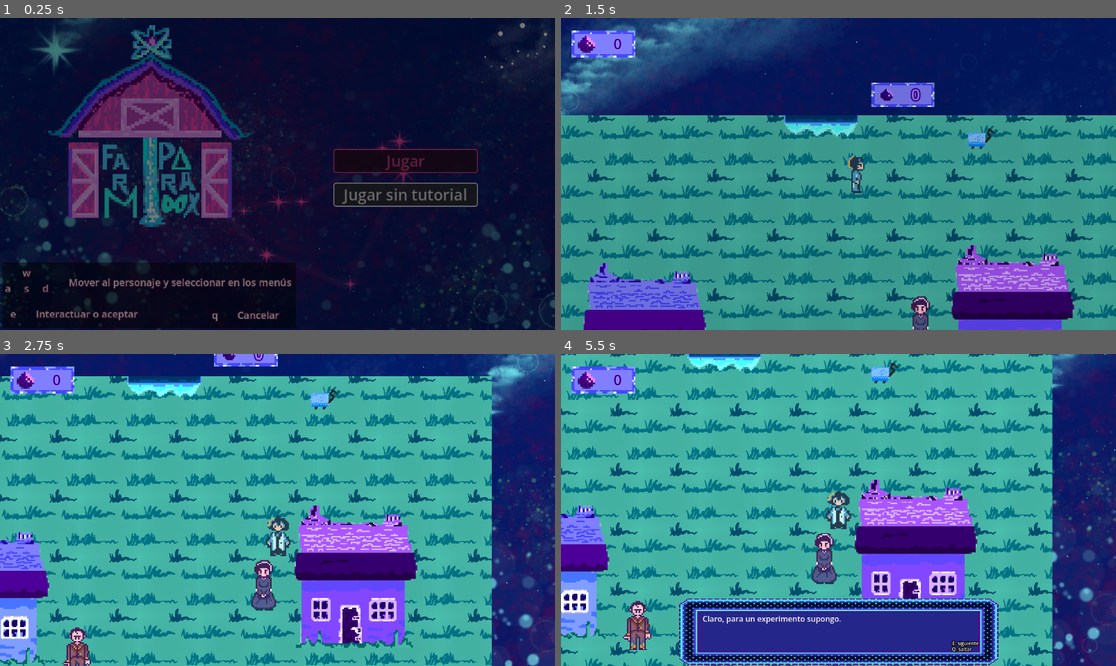
Above: before the commit, frames 1-4 (two rows, left to right).
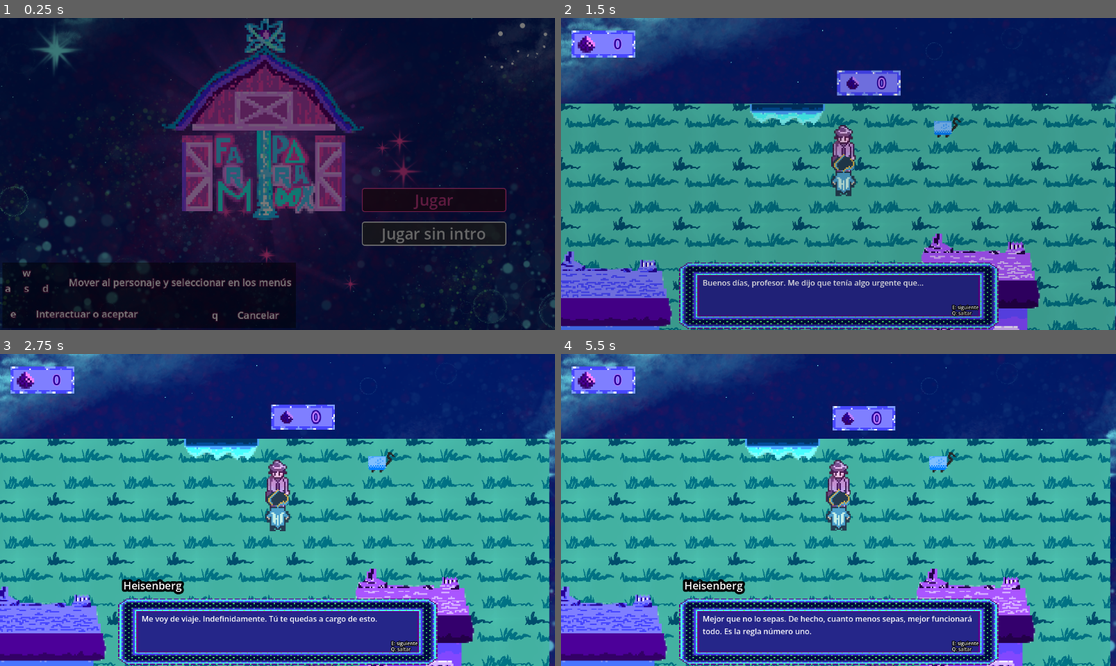
Above: after the commit, the same moments.

Repository: HectorAldao/quantic_gamejam
Game: Godot game, scene res://menus/main_menu/main_menu.tscn
The game is run twice, just before and just after one commit, with the same random seed, the same clock (stepped at 60 frames per second) and the same inputs.
Inputs (mouse positions are in pixels of both pictures, inside the frame that each line leads up to):
- Up to frame 1 (0.25 s): no input
- Up to frame 2 (1.5 s): click (966, 195) at 0.5 s, where only the run before the commit has a clickable "Jugar sin tutorial"; tap Enter (ui_accept) at 1.25 s; move the mouse to (960, 158) at 1.27 s; hold D (move_character_right) from 1.28 s (still down); hold E (interact) from 1.28 s (still down)
- Up to frame 3 (2.75 s): tap Enter (ui_accept) at 1.52, 2.27 s; move the mouse to (166, 525) at 2.02 s; release D (move_character_right) at 2.03 s; release E (interact) at 2.03 s; hold S (move_character_down) from 2.03 s (still down); tap E (interact) at 2.1 s
- Up to frame 4 (5.5 s): move the mouse to (894, 441) at 2.77 s; release S (move_character_down) at 2.78 s; hold D (move_character_right) 2.78-3.53 s; hold E (interact) 2.78-3.53 s; move the mouse to (810, 572) at 3.52 s; hold W (move_character_up) 3.53-4.28 s; tap E (interact) at 3.6, 5.1 s; tap Enter (ui_accept) at 3.77, 4.52, 5.27 s; move the mouse to (1005, 556) at 4.27 s; hold E (interact) 4.28-5.03 s; hold A (move_character_left) from 4.28 s (still down); move the mouse to (672, 463) at 5.02 s

The runs differ from the first frame. In frame 1, 25% of the frame differs, in the area x 8-92%, y 0-74%; in frame 2, 48%; in frame 3, 65%, in the area x 0-100%, y 0-100%; in frame 4, 60%.

Commit message:
feat: add logo

Diff:
--- a/godot_proyecto/menus/main_menu/main_menu.gd
+++ b/godot_proyecto/menus/main_menu/main_menu.gd
@@ -73,7 +73,7 @@
 
 	# Crear opciones del menú
 	var option1 = create_menu_option("Jugar")
-	var option2 = create_menu_option("Jugar sin tutorial")
+	var option2 = create_menu_option("Jugar sin intro")
 
 	menu_container.add_child(option1)
 	menu_container.add_child(option2)
--- a/godot_proyecto/menus/main_menu/main_menu.tscn
+++ b/godot_proyecto/menus/main_menu/main_menu.tscn
@@ -4,7 +4,46 @@
 [ext_resource type="LabelSettings" uid="uid://l4wnrk5y82n5" path="res://menus/main_menu/main_menu_label_settings.tres" id="2_1nwmw"]
 [ext_resource type="AudioStream" uid="uid://cmfwvdo80gm5i" path="res://assets/sonidos/musica_menu.mp3" id="2_ml8bw"]
 [ext_resource type="PackedScene" uid="uid://df3reqvk5plnm" path="res://ui/background/backgroundlayer.tscn" id="2_vu5tu"]
+[ext_resource type="Texture2D" uid="uid://dwtjlcmnrph10" path="res://assets/logo/aura.webp" id="5_er5qh"]
 [ext_resource type="Texture2D" uid="uid://bgaftrof3poty" path="res://assets/logo/logo_granja_cuantica_2.png" id="5_oic2i"]
+
+[sub_resource type="Animation" id="Animation_er5qh"]
+length = 0.001
+tracks/0/type = "value"
+tracks/0/imported = false
+tracks/0/enabled = true
+tracks/0/path = NodePath(".:rotation")
+tracks/0/interp = 1
+tracks/0/loop_wrap = true
+tracks/0/keys = {
+"times": PackedFloat32Array(0),
+"transitions": PackedFloat32Array(1),
+"update": 0,
+"values": [0.0]
+}
+
+[sub_resource type="Animation" id="Animation_f7ts8"]
+resource_name = "rotate"
+length = 12.0
+loop_mode = 1
+tracks/0/type = "value"
+tracks/0/imported = false
+tracks/0/enabled = true
+tracks/0/path = NodePath(".:rotation")
+tracks/0/interp = 1
+tracks/0/loop_wrap = true
+tracks/0/keys = {
+"times": PackedFloat32Array(0, 12),
+"transitions": PackedFloat32Array(1, 1),
+"update": 0,
+"values": [0.0, 6.2831855]
+}
+
+[sub_resource type="AnimationLibrary" id="AnimationLibrary_81su3"]
+_data = {
+&"RESET": SubResource("Animation_er5qh"),
+&"rotate": SubResource("Animation_f7ts8")
+}
 
 [node name="MainMenu" type="Control" unique_id=515251519]
 layout_mode = 3
@@ -162,17 +201,17 @@
 
 [node name="CentroMenu" type="Control" parent="." unique_id=271962367]
 layout_mode = 1
-anchors_preset = 6
+anchors_preset = 3
 anchor_left = 1.0
-anchor_top = 0.5
+anchor_top = 1.0
 anchor_right = 1.0
-anchor_bottom = 0.5
-offset_left = -330.0
-offset_top = -7.0
-offset_right = -290.0
-offset_bottom = 33.0
+anchor_bottom = 1.0
+offset_left = -271.0
+offset_top = -250.0
+offset_right = -231.0
+offset_bottom = -210.0
 grow_horizontal = 0
-grow_vertical = 2
+grow_vertical = 0
 mouse_filter = 2
 
 [node name="Jugar" type="Button" parent="CentroMenu" unique_id=1360921744]
@@ -193,17 +232,28 @@
 scale = Vector2(1.2680635, 1.2680635)
 text = "Jugar sin Intro"
 
-[node name="TextureRect" type="TextureRect" parent="." unique_id=659148825]
+[node name="Logo" type="TextureRect" parent="." unique_id=659148825]
 layout_mode = 1
 anchors_preset = 8
 anchor_left = 0.5
 anchor_top = 0.5
 anchor_right = 0.5
 anchor_bottom = 0.5
-offset_left = -476.0
-offset_top = -309.0
-offset_right = -57.0
-offset_bottom = 110.0
+offset_left = -240.0
+offset_top = -323.0
+offset_right = 179.0
+offset_bottom = 96.0
 grow_horizontal = 2
 grow_vertical = 2
 texture = ExtResource("5_oic2i")
+
+[node name="Aura" type="Sprite2D" parent="Logo" unique_id=2117213658]
+modulate = Color(0.99215686, 0.3882353, 1, 0.32156864)
+z_index = -1
+position = Vector2(216, 231)
+scale = Vector2(1.920246, 1.920246)
+texture = ExtResource("5_er5qh")
+
+[node name="AnimationPlayer" type="AnimationPlayer" parent="Logo/Aura" unique_id=2099305835]
+libraries/ = SubResource("AnimationLibrary_81su3")
+autoplay = &"rotate"
--- a/godot_proyecto/scenes/cientifica/cientifica.gd
+++ b/godot_proyecto/scenes/cientifica/cientifica.gd
@@ -25,7 +25,7 @@
 		"p Buenos días, profesor. Me dijo que tenía algo urgente que...",
 		"h Me voy de viaje. Indefinidamente. Tú te quedas a cargo de esto.",
 		"p ¿Perdón, se refiere a la granja? ¿Una beca doctoral incluye cuidar granjas?",
-		"h No es una granja normal. Es una Granja Cuántica TM.",
+		"h No es una granja normal. Es una Granja Cuántica ™.",
 		"p Eso... ¿qué significa exactamente?",
 		"h Mejor que no lo sepas. De hecho, cuanto menos sepas, mejor funcionará todo. Es la regla número uno.",
 		"p ¿Y cuánto tiempo estará fuera?",
@@ -150,7 +150,7 @@
 		"e Exactamente. Las reglas de la cuántica son, en el mejor de los casos, sugerencias poco confiables.",
 		"p Pero usted siempre dice que 'Dios no juega a los dados con el universo'.",
 		"e Sí, y mira dónde me ha llevado esa terquedad. A discutir con Bohr durante décadas.",
-		"e Este lugar... esta 'Granja Cuántica' TM... es todo lo que detesto de la mecánica cuántica hecho realidad.",
+		"e Este lugar... esta 'Granja Cuántica' ™... es todo lo que detesto de la mecánica cuántica hecho realidad.",
 		"e Y sin embargo, aquí estamos.",
 		"p Entonces, ¿qué hago? ¿Cómo arreglo esto?",
 		"e No lo arreglas. Lo aceptas. O mejor aún... Imagina que existe una realidad donde todo funciona perfectamente.",
@@ -282,27 +282,35 @@
 		Global.menu_closed.emit()
 		return
 
+	if name == "Heisenberg":
+		Global.hablado_con_heis = true
+	elif name == "Einstein":
+		Global.hablado_con_eins = true
+
+	if Global.hablado_con_heis and Global.hablado_con_eins:
+		Global.final.emit()
+
 	# Only show menu if this is the NPC that finished talking AND menu hasn't been processed yet
-	if finished_npc_name == npc_name and not menu_ya_procesado:
-		menu_active = true
-
-		# Check if player has enough eggs
-		var tiene_suficientes_huevos = Global.huevos_cogidos >= huevos_necesarios
-
-		# Check if this cientifica has already been accepted
-		var ya_aceptada = Global.cientificas_aceptadas.get(npc_name, false)
-
-		# Hide "Si" button if not enough eggs OR if already accepted
-		if option_buttons.size() > 0:
-			option_buttons[0].visible = tiene_suficientes_huevos and not ya_aceptada
-
-		# Set initial selection based on available options
-		selected_option = 0 if (tiene_suficientes_huevos and not ya_aceptada) else 1
-
-		_update_option_highlight()
-		option_menu.show()
-		# Emitir señal de menú abierto
-		Global.menu_opened.emit()
+	#if finished_npc_name == npc_name and not menu_ya_procesado:
+	#	menu_active = true
+	#
+	#	# Check if player has enough eggs
+	#	var tiene_suficientes_huevos = Global.huevos_cogidos >= huevos_necesarios
+	#
+	#	# Check if this cientifica has already been accepted
+	#	var ya_aceptada = Global.cientificas_aceptadas.get(npc_name, false)
+	#
+	#	# Hide "Si" button if not enough eggs OR if already accepted
+	#	if option_buttons.size() > 0:
+	#		option_buttons[0].visible = tiene_suficientes_huevos and not ya_aceptada
+	#
+	#	# Set initial selection based on available options
+	#	selected_option = 0 if (tiene_suficientes_huevos and not ya_aceptada) else 1
+	#
+	#	_update_option_highlight()
+	#	option_menu.show()
+	#	# Emitir señal de menú abierto
+	#	Global.menu_opened.emit()
 
 	# Reset the flag for next conversation
 	if finished_npc_name == npc_name:
--- a/godot_proyecto/scenes/cientifica/cientifica.tscn
+++ b/godot_proyecto/scenes/cientifica/cientifica.tscn
@@ -50,6 +50,7 @@
 
 [node name="Cientifica" type="Node2D" unique_id=976474335]
 script = ExtResource("1_qgepg")
+selection_border_color = Color(1, 0.3372549, 1, 0.95686275)
 
 [node name="Visual" type="Node2D" parent="." unique_id=959945851]
 position = Vector2(0, 51)
--- a/godot_proyecto/scenes/huevo/huevo.gd
+++ b/godot_proyecto/scenes/huevo/huevo.gd
@@ -1,5 +1,7 @@
 extends Node2D
 
+@export var sonidos_huevo_cogido: Array[AudioStream] = []
+@export var sonidos_huevo_no_cogido: Array[AudioStream] = []
 
 var player_in_area: bool = false
 @onready var animation_player: AnimationPlayer = $Sprite2D/AnimationPlayer
@@ -21,12 +23,16 @@
 	var bodies = $Area2D.get_overlapping_bodies()
 	for body in bodies:
 		if body is CharacterBody2D:
-
+			var asp = $AudioStreamPlayer2D
 			if entero_random != 0:
 				Global.huevos_cogidos += 1
 				animation_player.play("obtenido")
+				asp.stream = sonidos_huevo_cogido[randi() % sonidos_huevo_cogido.size()]
 			else:
 				animation_player.play("quantic_fade_out")
+				asp.stream = sonidos_huevo_no_cogido[randi() % sonidos_huevo_no_cogido.size()]
+
+			asp.play()
 
 			await animation_player.animation_finished
 			queue_free()
--- a/godot_proyecto/scenes/huevo/huevo.tscn
+++ b/godot_proyecto/scenes/huevo/huevo.tscn
@@ -2,6 +2,9 @@
 
 [ext_resource type="Script" uid="uid://caso7rsmoyydy" path="res://scenes/huevo/huevo.gd" id="1_dhisd"]
 [ext_resource type="Texture2D" uid="uid://cjt6f20lhh652" path="res://assets/huevo/huevo.png" id="2_dhisd"]
+[ext_resource type="AudioStream" uid="uid://b2akqui6cac6j" path="res://assets/sonidos/coger_huevo_1.mp3" id="2_k4dau"]
+[ext_resource type="AudioStream" uid="uid://bhxdws6mmlkxj" path="res://assets/sonidos/coger_huevo_2.mp3" id="3_1lxxs"]
+[ext_resource type="AudioStream" uid="uid://vs3oy7pf1esn" path="res://assets/sonidos/no_huevos_2.mp3" id="4_od7gn"]
 
 [sub_resource type="Animation" id="Animation_dhisd"]
 length = 0.001
@@ -113,6 +116,8 @@
 [node name="Huevo" type="Node2D" unique_id=1524998521]
 scale = Vector2(0.087467715, 0.087467715)
 script = ExtResource("1_dhisd")
+sonidos_huevo_cogido = Array[AudioStream]([ExtResource("2_k4dau"), ExtResource("3_1lxxs")])
+sonidos_huevo_no_cogido = Array[AudioStream]([ExtResource("4_od7gn")])
 
 [node name="Sprite2D" type="Sprite2D" parent="." unique_id=1344822892]
 modulate = Color(0.1584723, 0.15847233, 0.15847224, 1)
@@ -134,3 +139,5 @@
 
 [node name="CollisionShape2D" type="CollisionShape2D" parent="StaticBody2D" unique_id=698912437]
 shape = SubResource("CircleShape2D_pulgs")
+
+[node name="AudioStreamPlayer2D" type="AudioStreamPlayer2D" parent="." unique_id=1349405573]
--- a/godot_proyecto/scenes/zonas/final/final.tscn
+++ b/godot_proyecto/scenes/zonas/final/final.tscn
@@ -1,10 +1,63 @@
-[gd_scene load_steps=2 format=3 uid="uid://blxd72xmkw14c"]
+[gd_scene format=3 uid="uid://blxd72xmkw14c"]
 
-[ext_resource type="Texture2D" uid="uid://cpeqsa02qtrk4" path="res://icon.svg" id="1_044c8"]
+[ext_resource type="Texture2D" uid="uid://cmngrfjg4mp5v" path="res://assets/suelos/fondo_base.png" id="1_0b56j"]
+[ext_resource type="PackedScene" uid="uid://dp8ojf16qwn8w" path="res://scenes/personaje/personaje.tscn" id="2_mibmj"]
+[ext_resource type="Script" uid="uid://btvnx178rj1tg" path="res://scenes/zonas/pueblo/puerta_granja.gd" id="3_7i2hc"]
+[ext_resource type="PackedScene" uid="uid://df3reqvk5plnm" path="res://ui/background/backgroundlayer.tscn" id="3_iig2x"]
+[ext_resource type="Texture2D" uid="uid://k28sqb0qvv6n" path="res://assets/transicion/puerta_gallinero.png" id="4_odj0s"]
+[ext_resource type="AudioStream" uid="uid://ddati17u3spn5" path="res://assets/sonidos/puerta_granja.mp3" id="5_u0h4g"]
+[ext_resource type="PackedScene" uid="uid://dbbfena1obqto" path="res://scenes/cientifica/cientifica.tscn" id="7_odj0s"]
+[ext_resource type="Texture2D" uid="uid://bkt82llfff7sf" path="res://assets/cientificas/haisenberg.png" id="8_fwva0"]
+[ext_resource type="Texture2D" uid="uid://c57w6p4588cee" path="res://assets/cientificas/alberto.png" id="8_u0h4g"]
 
-[node name="Final" type="Node2D"]
+[sub_resource type="RectangleShape2D" id="RectangleShape2D_fwva0"]
+size = Vector2(7.0017624, 24.223091)
 
-[node name="Sprite2D" type="Sprite2D" parent="."]
-position = Vector2(0, 2.3841858e-07)
-scale = Vector2(10.937499, 10.889739)
-texture = ExtResource("1_044c8")
+[node name="Final" type="Node2D" unique_id=1585664642]
+
+[node name="TextureRect" type="TextureRect" parent="." unique_id=1931994495]
+offset_left = -374.0
+offset_top = -323.0
+offset_right = 2673.8599
+offset_bottom = 1965.7559
+scale = Vector2(0.26215118, 0.26215118)
+texture = ExtResource("1_0b56j")
+stretch_mode = 1
+
+[node name="BackgroundLayer" parent="." unique_id=1326306561 instance=ExtResource("3_iig2x")]
+offset_left = -3522.0
+offset_top = -1443.0
+offset_right = 3493.1113
+offset_bottom = 2503.0
+
+[node name="PuertaGranja" type="Area2D" parent="." unique_id=2044020089]
+position = Vector2(0, -272.00003)
+scale = Vector2(25.136524, 2.1520884)
+script = ExtResource("3_7i2hc")
+target_scene_path = "uid://cb6u1ac45o58t"
+
+[node name="AreaPuerta" type="CollisionShape2D" parent="PuertaGranja" unique_id=1483687803]
+position = Vector2(0.3978275, -14.899567)
+scale = Vector2(1, 0.99999976)
+shape = SubResource("RectangleShape2D_fwva0")
+
+[node name="Sprite2D" type="Sprite2D" parent="PuertaGranja" unique_id=1469119845]
+position = Vector2(0.51717573, -17.657265)
+scale = Vector2(-0.144, -1.673)
+texture = ExtResource("4_odj0s")
+
+[node name="AudioStreamPlayer2D" type="AudioStreamPlayer2D" parent="PuertaGranja" unique_id=2029043732]
+stream = ExtResource("5_u0h4g")
+
+[node name="Einstein" parent="." unique_id=976474335 instance=ExtResource("7_odj0s")]
+position = Vector2(-95, -73)
+texture_cientifica = ExtResource("8_u0h4g")
+npc_name = "einstein"
+
+[node name="Heisenberg" parent="." unique_id=2010731288 instance=ExtResource("7_odj0s")]
+position = Vector2(198, 32)
+texture_cientifica = ExtResource("8_fwva0")
+npc_name = "heisenberg_final"
+
+[node name="Personaje" parent="." unique_id=1717447656 instance=ExtResource("2_mibmj")]
+position = Vector2(0, -260)
--- a/godot_proyecto/scenes/zonas/granja/granja.tscn
+++ b/godot_proyecto/scenes/zonas/granja/granja.tscn
@@ -9,6 +9,7 @@
 [ext_resource type="Script" uid="uid://bc2abdysn7x2k" path="res://scenes/zonas/granja/huevos.gd" id="5_ja1ua"]
 [ext_resource type="Texture2D" uid="uid://k28sqb0qvv6n" path="res://assets/transicion/puerta_gallinero.png" id="5_m1qic"]
 [ext_resource type="PackedScene" uid="uid://ba3eg6whsa6b7" path="res://scenes/animales/animal.tscn" id="7_0tmab"]
+[ext_resource type="AudioStream" uid="uid://ddati17u3spn5" path="res://assets/sonidos/puerta_granja.mp3" id="7_f70rk"]
 [ext_resource type="Texture2D" uid="uid://b1i5fjsgpda0m" path="res://assets/animales/animal_gato.png" id="8_12qer"]
 [ext_resource type="Texture2D" uid="uid://dnvwgl801osd" path="res://assets/animales/animal_pollo.png" id="9_4ieh7"]
 [ext_resource type="Texture2D" uid="uid://dnsjcoeyte5q5" path="res://assets/animales/animal_oveja_antimateria.png" id="10_m1qic"]
@@ -102,8 +103,11 @@
 scale = Vector2(1, 0.99999976)
 shape = SubResource("RectangleShape2D_j1vlt")
 
+[node name="AudioStreamPlayer2D" type="AudioStreamPlayer2D" parent="PuertaPueblo" unique_id=78871831]
+stream = ExtResource("7_f70rk")
+
 [node name="Personaje" parent="." unique_id=1717447656 instance=ExtResource("2_wlvj5")]
-position = Vector2(0, 560)
+position = Vector2(0, 545)
 
 [node name="Huevos" type="Node2D" parent="." unique_id=1195456192]
 script = ExtResource("5_ja1ua")
--- a/godot_proyecto/scenes/zonas/pueblo/pueblo.gd
+++ b/godot_proyecto/scenes/zonas/pueblo/pueblo.gd
@@ -56,7 +56,13 @@
 		# Establecer sprite inicial del personaje mirando abajo
 		var personaje = get_tree().get_first_node_in_group("player")
 		if personaje:
-			personaje.sprite_2d.texture = personaje.pj_abajo
+			if not Global.from_final:
+				personaje.sprite_2d.texture = personaje.pj_abajo
+			else:
+				personaje.sprite_2d.texture = personaje.pj_arrib
+				personaje.global_position = $PuertaFinal.global_position + Vector2(0, -60)
+
+		Global.from_final = false
 
 
 func _on_tutorial_interact() -> void:
@@ -70,11 +76,12 @@
 	# Solo procesar si el tutorial está activo y el NPC es heisenberg
 	if tutorial_active and npc_name == "heisenberg":
 		tutorial_active = false
+		Global.tutorial_was_played = true
 		$Haisenberg/AnimationPlayer.play("run")
 		await $Haisenberg/AnimationPlayer.animation_finished
 		$Haisenberg.visible = false
 
-		Global.tutorial_was_played = true
+
 		# Desconectar de las señales
 		Global.interact.disconnect(_on_tutorial_interact)
 		Global.dialog_finished.disconnect(_on_dialog_finished)
--- a/godot_proyecto/scenes/zonas/pueblo/pueblo.tscn
+++ b/godot_proyecto/scenes/zonas/pueblo/pueblo.tscn
@@ -26,6 +26,7 @@
 [ext_resource type="Texture2D" uid="uid://k28sqb0qvv6n" path="res://assets/transicion/puerta_gallinero.png" id="15_3pfhl"]
 [ext_resource type="Script" uid="uid://cbfqoc5ovo8l2" path="res://scenes/zonas/pueblo/cheat.gd" id="16_owgkr"]
 [ext_resource type="Texture2D" uid="uid://nuike3rmwgje" path="res://assets/contador_huevos/contador_huevos.png" id="18_td4hj"]
+[ext_resource type="AudioStream" uid="uid://ddati17u3spn5" path="res://assets/sonidos/puerta_granja.mp3" id="23_yiqyg"]
 
 [sub_resource type="Animation" id="Animation_tw8j6"]
 length = 0.001
@@ -134,7 +135,7 @@
 
 [sub_resource type="Animation" id="Animation_splmf"]
 resource_name = "float"
-length = 3.0
+length = 2.3666666
 loop_mode = 1
 tracks/0/type = "value"
 tracks/0/imported = false
@@ -143,7 +144,7 @@
 tracks/0/interp = 1
 tracks/0/loop_wrap = true
 tracks/0/keys = {
-"times": PackedFloat32Array(0, 1.6333333),
+"times": PackedFloat32Array(0, 1.2333333),
 "transitions": PackedFloat32Array(0.3, 3),
 "update": 0,
 "values": [Vector2(159, -708), Vector2(159, -716.515)]
@@ -155,7 +156,7 @@
 tracks/1/interp = 1
 tracks/1/loop_wrap = true
 tracks/1/keys = {
-"times": PackedFloat32Array(0, 1.6333333),
+"times": PackedFloat32Array(0, 1.2333333),
 "transitions": PackedFloat32Array(0.3, 3),
 "update": 0,
 "values": [Vector2(1, 1), Vector2(1.05, 1.05)]
@@ -165,6 +166,68 @@
 _data = {
 &"RESET": SubResource("Animation_td4hj"),
 &"float": SubResource("Animation_splmf")
+}
+
+[sub_resource type="Animation" id="Animation_yiqyg"]
+length = 0.001
+tracks/0/type = "value"
+tracks/0/imported = false
+tracks/0/enabled = true
+tracks/0/path = NodePath(".:position")
+tracks/0/interp = 1
+tracks/0/loop_wrap = true
+tracks/0/keys = {
+"times": PackedFloat32Array(0),
+"transitions": PackedFloat32Array(1),
+"update": 0,
+"values": [Vector2(182, 709)]
+}
+tracks/1/type = "value"
+tracks/1/imported = false
+tracks/1/enabled = true
+tracks/1/path = NodePath(".:scale")
+tracks/1/interp = 1
+tracks/1/loop_wrap = true
+tracks/1/keys = {
+"times": PackedFloat32Array(0),
+"transitions": PackedFloat32Array(1),
+"update": 0,
+"values": [Vector2(1, 1)]
+}
+
+[sub_resource type="Animation" id="Animation_v0ovi"]
+resource_name = "float"
+length = 1.8
+loop_mode = 1
+tracks/0/type = "value"
+tracks/0/imported = false
+tracks/0/enabled = true
+tracks/0/path = NodePath(".:position")
+tracks/0/interp = 1
+tracks/0/loop_wrap = true
+tracks/0/keys = {
+"times": PackedFloat32Array(0, 0.8666667),
+"transitions": PackedFloat32Array(0.7578583, 1.3195081),
+"update": 0,
+"values": [Vector2(182, 709), Vector2(182, 702.625)]
+}
+tracks/1/type = "value"
+tracks/1/imported = false
+tracks/1/enabled = true
+tracks/1/path = NodePath(".:scale")
+tracks/1/interp = 1
+tracks/1/loop_wrap = true
+tracks/1/keys = {
+"times": PackedFloat32Array(0, 0.8666667),
+"transitions": PackedFloat32Array(0.7578583, 1.3195081),
+"update": 0,
+"values": [Vector2(1, 1), Vector2(1.1, 1.1)]
+}
+
+[sub_resource type="AnimationLibrary" id="AnimationLibrary_66q0a"]
+_data = {
+&"RESET": SubResource("Animation_yiqyg"),
+&"float": SubResource("Animation_v0ovi")
 }
 
 [sub_resource type="RectangleShape2D" id="RectangleShape2D_mjabk"]
@@ -306,9 +369,7 @@
 texture = ExtResource("15_3pfhl")
 
 [node name="AudioStreamPlayer2D" type="AudioStreamPlayer2D" parent="PuertaGranja" unique_id=694898529]
-
-[node name="Personaje" parent="." unique_id=778088364 instance=ExtResource("7_owgkr")]
-position = Vector2(0, -550)
+stream = ExtResource("23_yiqyg")
 
 [node name="Huevos" type="Node2D" parent="." unique_id=1996660095]
 position = Vector2(159, -708)
@@ -330,6 +391,49 @@
 [node name="AnimationPlayer" type="AnimationPlayer" parent="Huevos" unique_id=27653427]
 libraries/ = SubResource("AnimationLibrary_td4hj")
 
+[node name="PuertaFinal" type="Area2D" parent="." unique_id=324253362]
+position = Vector2(8, 613)
+rotation = -3.1415927
+scale = Vector2(25.136524, 2.1520884)
+script = ExtResource("11_0l5ct")
+target_scene_path = "uid://blxd72xmkw14c"
+
+[node name="AreaPuerta" type="CollisionShape2D" parent="PuertaFinal" unique_id=237100450]
+position = Vector2(0.3978275, -14.899567)
+scale = Vector2(1, 0.99999976)
+shape = SubResource("RectangleShape2D_aaqcw")
+
+[node name="Sprite2D" type="Sprite2D" parent="PuertaFinal" unique_id=1287735726]
+position = Vector2(0.51717573, -17.657265)
+scale = Vector2(-0.144, -1.673)
+texture = ExtResource("15_3pfhl")
+
+[node name="AudioStreamPlayer2D" type="AudioStreamPlayer2D" parent="PuertaFinal" unique_id=160241504]
+stream = ExtResource("23_yiqyg")
+
+[node name="Huevos30" type="Node2D" parent="." unique_id=1819759365]
+position = Vector2(182, 709)
+
+[node name="Sprite2D" type="Sprite2D" parent="Huevos30" unique_id=1683752383]
+position = Vector2(-1, -1)
+scale = Vector2(3.4030542, 3.4030542)
+texture = ExtResource("18_td4hj")
+
+[node name="HuevosLabel" type="Label" parent="Huevos30" unique_id=821703686]
+offset_left = -13.999996
+offset_top = -22.879478
+offset_right = 26.000004
+offset_bottom = 19.120522
+text = "30"
+label_settings = SubResource("LabelSettings_i7phy")
+
+[node name="AnimationPlayer" type="AnimationPlayer" parent="Huevos30" unique_id=277176256]
+libraries/ = SubResource("AnimationLibrary_66q0a")
+autoplay = &"float"
+
+[node name="Personaje" parent="." unique_id=778088364 instance=ExtResource("7_owgkr")]
+position = Vector2(0, -550)
+
 [node name="Cheat" type="Area2D" parent="." unique_id=959003676]
 position = Vector2(-655, 643)
 script = ExtResource("16_owgkr")
--- a/godot_proyecto/scenes/zonas/pueblo/puerta_granja.gd
+++ b/godot_proyecto/scenes/zonas/pueblo/puerta_granja.gd
@@ -26,6 +26,12 @@
 
 			Global.door_opended.emit(target_scene_path)
 
+			$AudioStreamPlayer2D.play()
+
+			#print(get_tree().current_scene.name)
+			if get_tree().current_scene.name == "Final":
+				Global.from_final = true
+
 			# Esperar a que se emita la señal
 			await Global.fade_out_completed
 
--- a/godot_proyecto/scripts/global.gd
+++ b/godot_proyecto/scripts/global.gd
@@ -21,6 +21,8 @@
 signal menu_closed
 signal change_move(can_move: bool)
 
+signal final
+
 
 # Vars
 
@@ -36,3 +38,7 @@
 
 # Dictionary to track which cientificas have been accepted already
 var cientificas_aceptadas: Dictionary = {}
+var from_final: bool = false
+
+var hablado_con_eins: bool = false
+var hablado_con_heis: bool = false
--- a/godot_proyecto/ui/dialog/dialog_box.gd
+++ b/godot_proyecto/ui/dialog/dialog_box.gd
@@ -98,15 +98,10 @@
 		current_npc = ""
 		current_dialog_index = 0
 		current_dialog_list = []
-		# Esperar un frame para ver si se abre un menú
-		waiting_for_menu = true
 		# Emitir señal de diálogo terminado
 		Global.dialog_finished.emit(finished_npc)
-		await get_tree().create_timer(0.05).timeout
-		if waiting_for_menu:
-			# No se abrió menú, reactivar movimiento
-			Global.change_move.emit(true)
-			waiting_for_menu = false
+		# Reactivar movimiento ya que el diálogo terminó sin menú
+		Global.change_move.emit(true)
 
 
 func is_dialog_active() -> bool:
Binary file added: godot_proyecto/assets/logo/aura.webp
Not shown, added: godot_proyecto/assets/logo/aura.webp.import
Binary file added: godot_proyecto/assets/logo/granja_cuantica.png
Not shown, added: godot_proyecto/assets/logo/granja_cuantica.png.import
Binary file changed: godot_proyecto/assets/logo/logo_granja_cuantica_2.png
Not shown, added: godot_proyecto/assets/sonidos/erizo_1.mp3.import
Not shown, changed: godot_proyecto/assets/logo/logo_granja_cuantica_2.png~
Not shown, added: godot_proyecto/assets/sonidos/erizo_1.mp3
